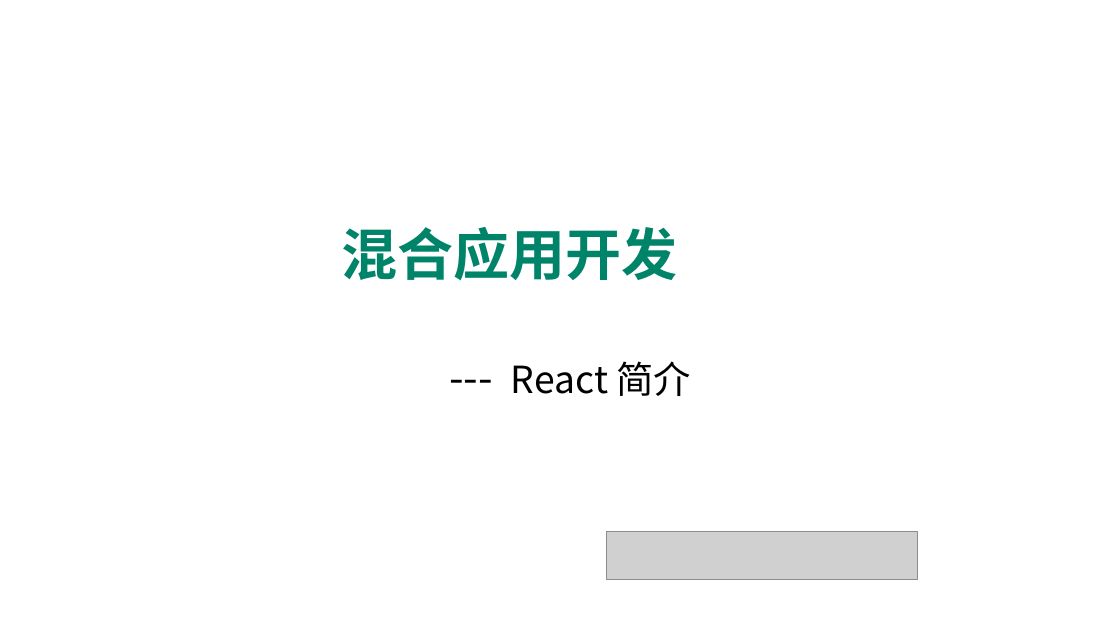
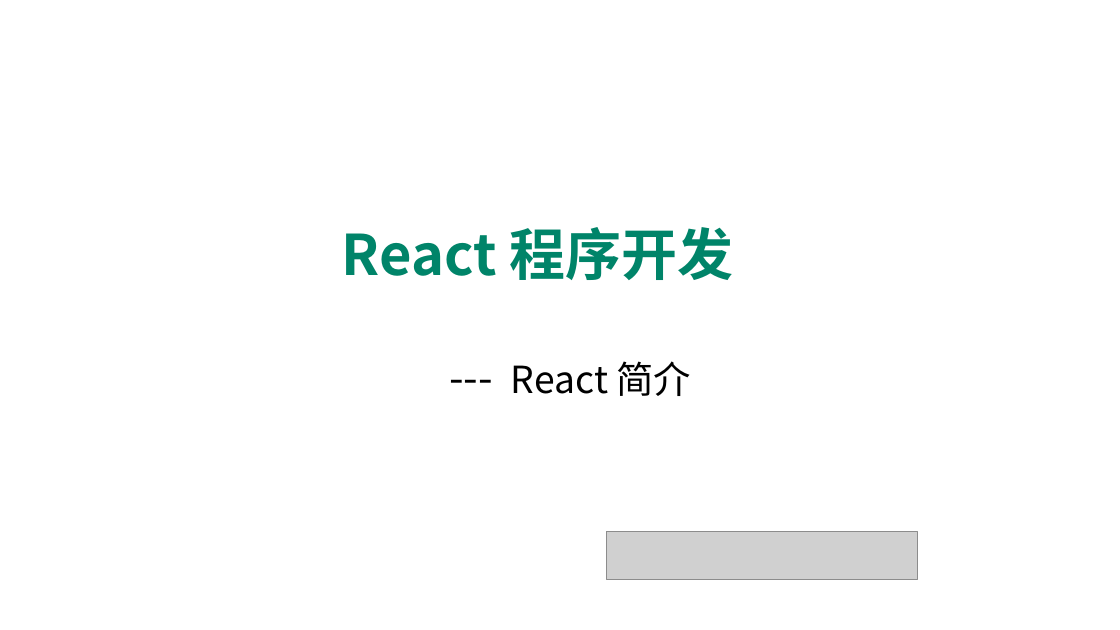
Before and after one commit to HL1115/react, a slide deck: slide 1 of reactjs/ppt/1-1 React简介.pptx. Drawn at 1120x630 pixels with LibreOffice and Linux fonts; fonts in the diff are those of the drawing; grey boxes stand for pictures; background and template pictures are left out. Boxes give left, top, right and bottom in pixels: in the first picture for what was removed or moved away, otherwise in the second. Text is boxed around its words. In the diff, an @@ line names an element or a change of style, - is before the commit and + after.

```diff
--- a/reactjs/ppt/1-1 React简介.pptx
+++ b/reactjs/ppt/1-1 React简介.pptx
@@ title at (x1=342, y1=227, x2=733, y2=280): text changed @@
-混合应用开发
+React 程序开发
```
Also in this commit, not shown: 4 slides added, 12 slides removed, 1 other file.
